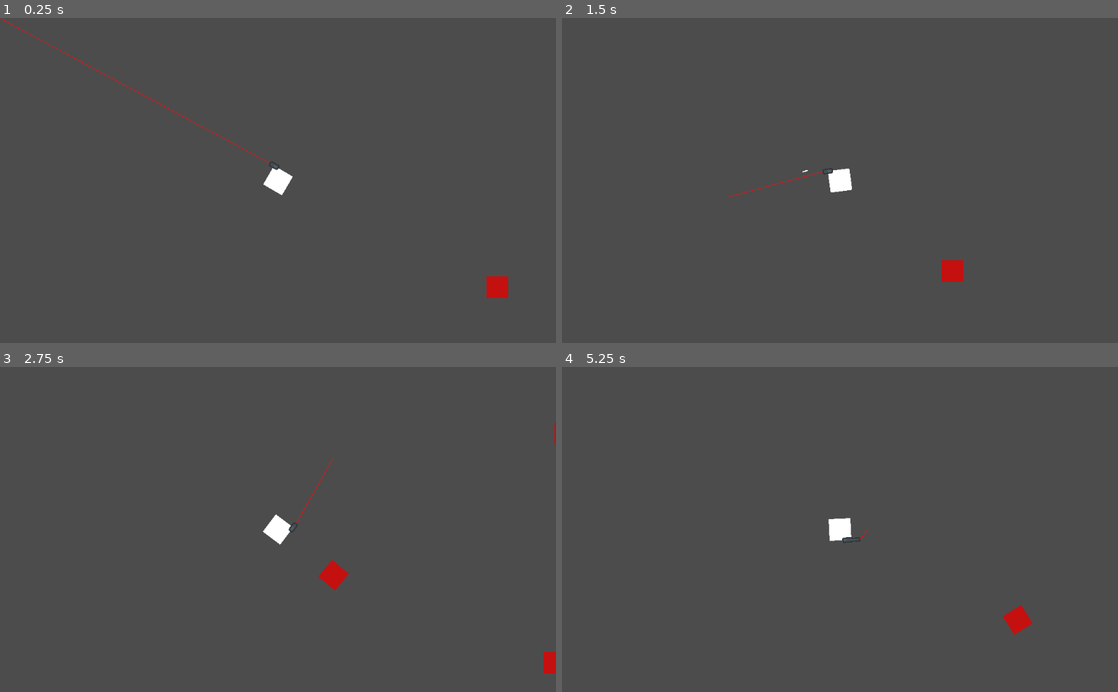
Above: before the commit, frames 1-4 (two rows, left to right).
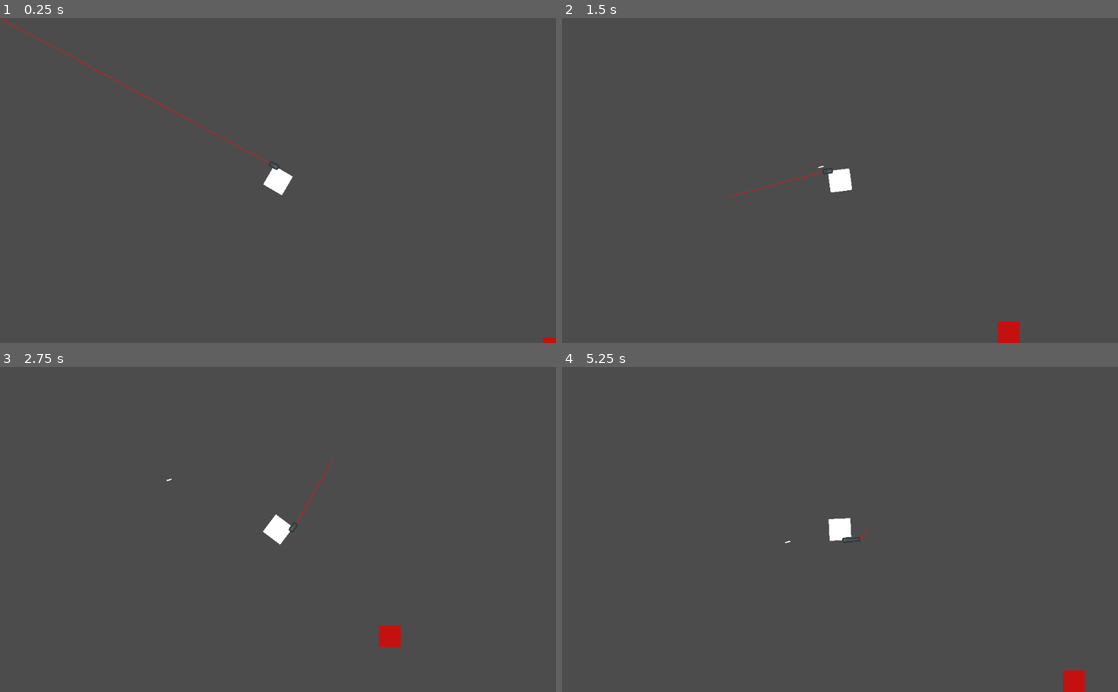
Above: after the commit, the same moments.

Repository: Eniiqz/CubeZ
Game: Godot game, scene res://World/World.tscn
The game is run twice, just before and just after one commit, with the same random seed, the same clock (stepped at 60 frames per second) and the same inputs.
Inputs (mouse positions are in pixels of both pictures, inside the frame that each line leads up to):
- Up to frame 1 (0.25 s): no input
- Up to frame 2 (1.5 s): tap Enter at 0.5 s; move the mouse to (962, 164) at 0.52 s; hold D (move_right) 0.53-1.28 s; hold Shift (move_sprint) 0.53-1.28 s; move the mouse to (728, 196) at 1.27 s; hold S (move_down) from 1.28 s (still down); click (728, 196) at 1.35 s
- Up to frame 3 (2.75 s): move the mouse to (333, 458) at 2.02 s; release S (move_down) at 2.03 s; hold D (move_right) from 2.03 s (still down); tap 1 (weapon_slot_1) at 2.1 s
- Up to frame 4 (5.25 s): move the mouse to (812, 594) at 2.77 s; release D (move_right) at 2.78 s; hold W (move_up) 2.78-3.53 s; tap 2 (weapon_slot_2) at 2.85 s; move the mouse to (1006, 578) at 3.52 s; hold 3 (weapon_slot_3) 3.53-4.28 s; hold A (move_left) 3.53-5.03 s; move the mouse to (673, 480) at 4.27 s; tap Shift (move_sprint) at 4.35 s; move the mouse to (867, 529) at 5.02 s; press the mouse at (867, 529) at 5.03 s; hold S (move_down) from 5.03 s (still down)

The runs differ from the first frame. In frame 1, 0.3% of the frame differs, in the area x 87-100%, y 79-100%; in frame 2, 0.5%; in frame 3, 0.7%, in the area x 30-100%, y 17-95%; in frame 4, 0.5%.

Commit message:
Added a bunch of stuff, beginning of main game loop

Diff:
--- a/Player/Player.gd
+++ b/Player/Player.gd
@@ -21,6 +21,8 @@
 
 onready var PlayerCamera = get_node("PlayerCamera")
 onready var PlayerHitCooldown = get_node("HitCooldown")
+onready var WeaponUI = preload("res://User Interface/WeaponUI.tscn")
+
 
 signal on_damage
 signal on_health_given
@@ -33,6 +35,7 @@
 	can_look = true
 	can_sprint = true
 	PlayerCamera.current = true
+
 
 var velocity = Vector2()
 
--- a/Player/Player.tscn
+++ b/Player/Player.tscn
@@ -28,7 +28,7 @@
 damage = 23
 max_range = 1450
 reload_time = 2.4
-bullet_velocity = 500
+bullet_velocity = 50
 
 [node name="Sprite" parent="WeaponManager/Pistol" index="1"]
 texture = ExtResource( 4 )
--- /dev/null
+++ b/User Interface/WeaponUI.gd
@@ -0,0 +1 @@
+extends Control
--- /dev/null
+++ b/User Interface/WeaponUI.tscn
@@ -0,0 +1,21 @@
+[gd_scene format=2]
+
+[node name="WeaponUI" type="Control"]
+anchor_right = 1.0
+anchor_bottom = 1.0
+__meta__ = {
+"_edit_use_anchors_": false
+}
+
+[node name="CurrentAmmo" type="Label" parent="."]
+margin_left = 15.1021
+margin_top = 500.253
+margin_right = 94.1021
+margin_bottom = 531.253
+text = "000 / 000
+"
+align = 1
+valign = 1
+__meta__ = {
+"_edit_use_anchors_": false
+}
--- a/Weapons/WeaponManager.gd
+++ b/Weapons/WeaponManager.gd
@@ -5,8 +5,9 @@
 
 onready var current_weapon
 onready var weapons = []
+onready var active_bullets = []
+onready var Player = get_parent()
 
-onready var Player = get_parent()
 export (PackedScene) var Bullet = preload("res://Bullet/Bullet.tscn")
 
 func _ready():
@@ -39,9 +40,10 @@
 
 func _create_bullet():
 	var NewBullet = Bullet.instance()
+	active_bullets.append(NewBullet)
 	NewBullet.connect("bullet_hit", self, "on_bullet_hit")
 	var bullet_start_pos = current_weapon.WeaponEnd.get_global_position()
-	Player.owner.add_child(NewBullet)
+	Player.get_parent().add_child(NewBullet)
 	NewBullet.position = bullet_start_pos
 	NewBullet.set_direction((get_global_mouse_position() - bullet_start_pos).normalized())
 	NewBullet.set_weapon_fired_from(current_weapon)
--- /dev/null
+++ b/World/World.gd
@@ -0,0 +1,12 @@
+extends Node2D
+
+const Player = preload("res://Player/Player.tscn")
+const Zombie = preload("res://Zombie/Zombie.tscn")
+
+func _ready():
+	spawn_player()
+
+
+func spawn_player():
+	var player = Player.instance()
+	add_child(player)
--- a/World/World.tscn
+++ b/World/World.tscn
@@ -1,15 +1,13 @@
 [gd_scene load_steps=3 format=2]
 
-[ext_resource path="res://Player/Player.tscn" type="PackedScene" id=1]
 [ext_resource path="res://Zombie/Zombie.tscn" type="PackedScene" id=2]
+[ext_resource path="res://World/World.gd" type="Script" id=3]
 
 [node name="World" type="Node2D"]
+script = ExtResource( 3 )
 
 [node name="Zombie3" parent="." instance=ExtResource( 2 )]
 position = Vector2( 914.703, 471.211 )
-
-[node name="Player" parent="." instance=ExtResource( 1 )]
-position = Vector2( 103.75, 112.75 )
 
 [node name="Zombie" parent="." instance=ExtResource( 2 )]
 position = Vector2( 507.909, 309.66 )
--- /dev/null
+++ b/Zombie/ZombieSpawner.gd
@@ -0,0 +1,10 @@
+extends Node2D
+class_name ZombieSpawner
+
+const Zombie = preload("res://Zombie/Zombie.tscn")
+
+func _ready():
+	pass
+
+func spawn_zombie():
+	var new_zombie = Zombie.instance()
--- /dev/null
+++ b/Zombie/ZombieSpawner.tscn
@@ -0,0 +1,6 @@
+[gd_scene load_steps=2 format=2]
+
+[ext_resource path="res://Zombie/ZombieSpawner.gd" type="Script" id=1]
+
+[node name="ZombieSpawner" type="Position2D"]
+script = ExtResource( 1 )
--- a/project.godot
+++ b/project.godot
@@ -23,11 +23,17 @@
 "class": "Weapon",
 "language": "GDScript",
 "path": "res://Weapons/Weapon.gd"
+}, {
+"base": "Node2D",
+"class": "ZombieSpawner",
+"language": "GDScript",
+"path": "res://Zombie/ZombieSpawner.gd"
 } ]
 _global_script_class_icons={
 "Bullet": "",
 "Player": "",
-"Weapon": ""
+"Weapon": "",
+"ZombieSpawner": ""
 }
 
 [application]
